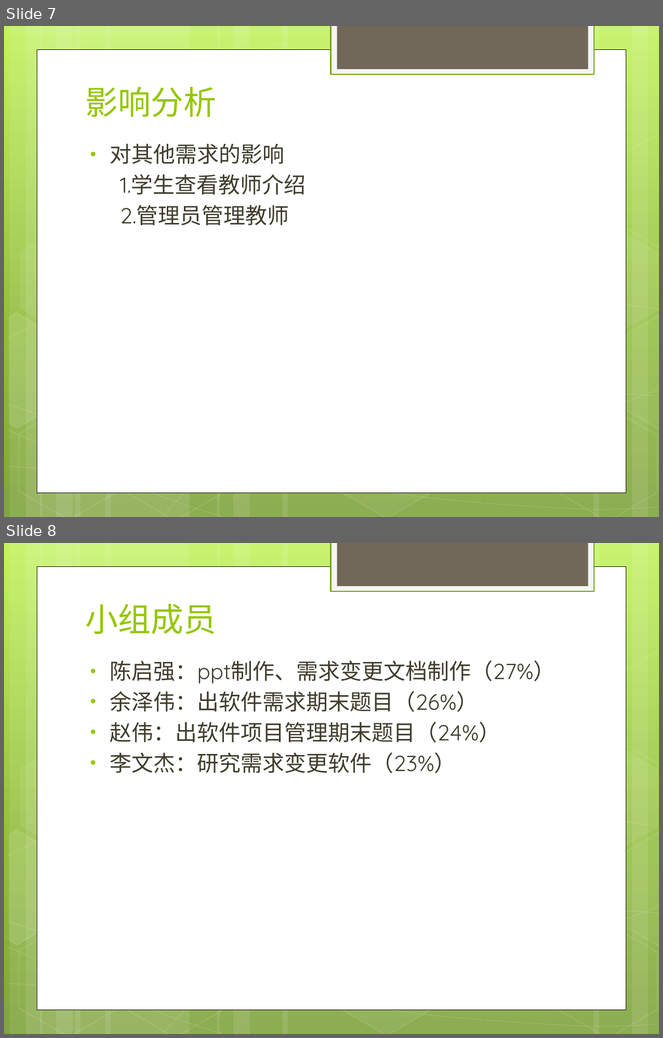
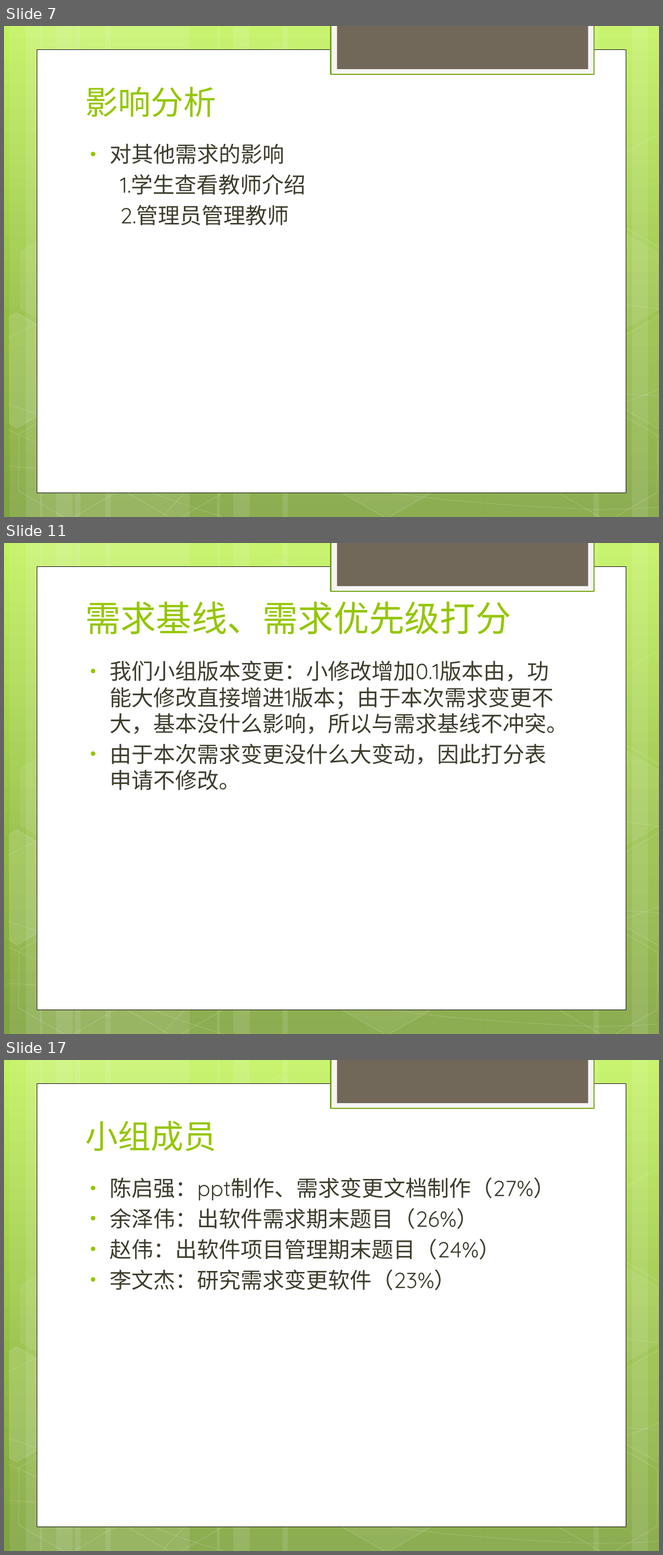
Before and after one commit to rjgcG7/SRS, a slide deck: website/受控文件/需求变更/软件需求变更.pptx. Shown one above the other, each under a label of ours: slides 7 and 8 before the commit, slides 7, 11 and 17 after it; the slides between them are not shown. The pictures are 663x1038 and 663x1555 pixels, drawn with LibreOffice and Linux fonts; fonts in the diff are those of the drawing. Boxes give left, top, right and bottom in pixels: in the first picture for what was removed or moved away, otherwise in the second. Text is boxed around its words. In the diff, an @@ line names an element or a change of style, - is before the commit and + after.

Commit message:
CCB章程、SRS、需求变更修改

```diff
--- a/website/受控文件/需求变更/软件需求变更.pptx
+++ b/website/受控文件/需求变更/软件需求变更.pptx
@@ slide 11 added at (x1=4, y1=543, x2=659, y2=1034), background gradient #C3F35F to #93BF3F to #81A53E; not listed: 31 template elements that a slide beside it also shows @@
@@ text added at (x1=85, y1=601, x2=511, y2=635), 39 pt, text #94C600 @@
+需求基线、需求优先级打分
@@ text added at (x1=110, y1=661, x2=569, y2=791), 24 pt, text #3E3D2D @@
+• 我们小组版本变更：小修改增加0.1版本由，功能大修改直接增进1版本；由于本次需求变更不大，基本没什么影响，所以与需求基线不冲突。
+• 由于本次需求变更没什么大变动，因此打分表申请不修改。
@@ what was slide 8 is now slide 17 @@
```
Also in this commit, not shown: 1 slide changed, 8 other slides added, 8 other files.
